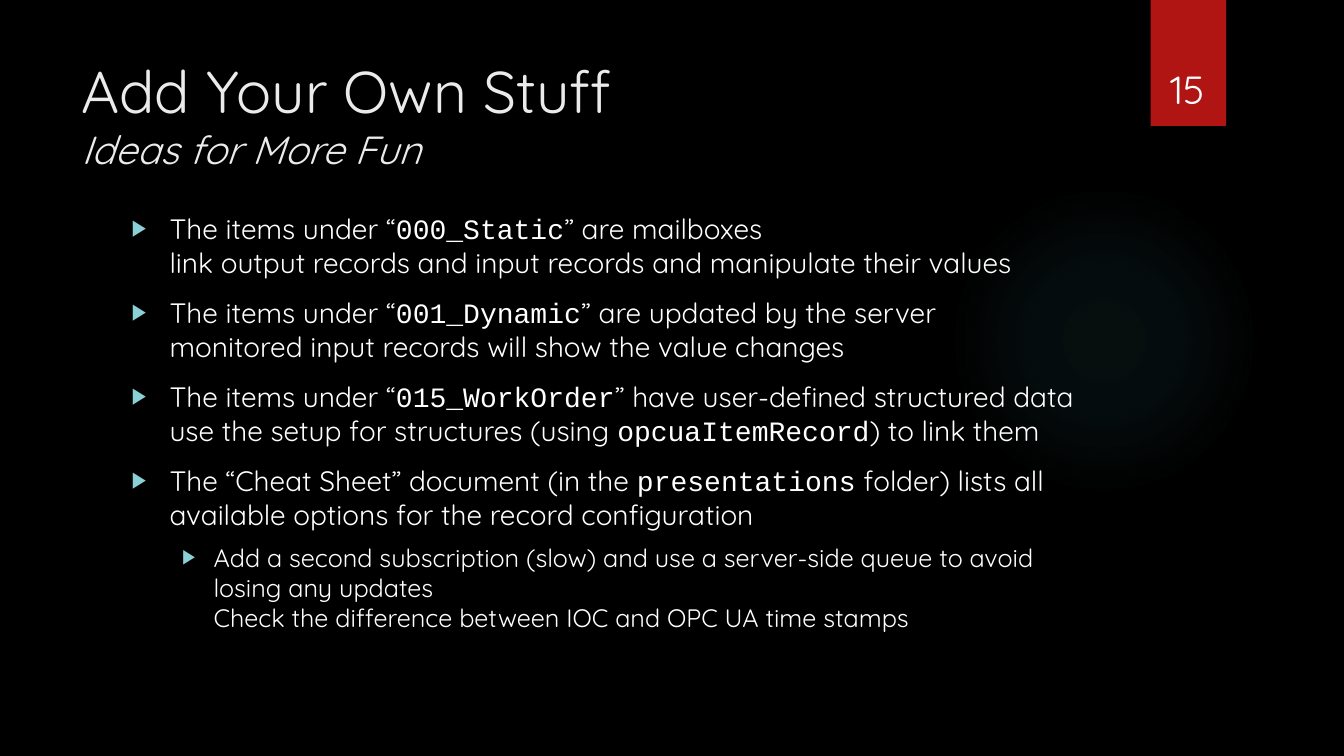
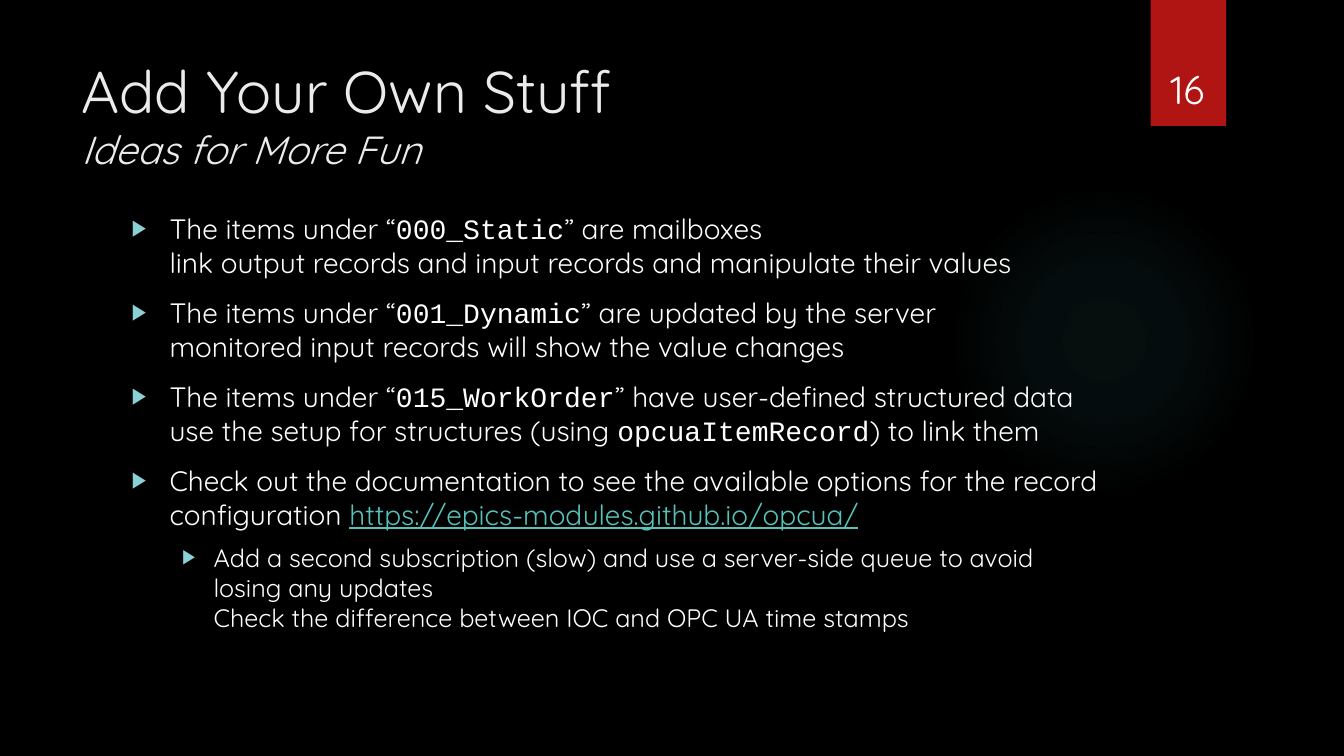
Before and after one commit to epics-training/opcua-support, a slide deck: slide 16 of presentations/OPC UA Device Support - Hands-On.pptx (slide 15 before the commit). Drawn at 1344x756 pixels with LibreOffice and Linux fonts; fonts in the diff are those of the drawing; background and template pictures are left out. Boxes give left, top, right and bottom in pixels: in the first picture for what was removed or moved away, otherwise in the second. Text is boxed around its words. In the diff, an @@ line names an element or a change of style, - is before the commit and + after.

```diff
--- a/presentations/OPC UA Device Support - Hands-On.pptx
+++ b/presentations/OPC UA Device Support - Hands-On.pptx
@@ page number at <box>1170,75,1204,105</box>: text changed @@
-15
+16
@@ text at <box>170,470,1097,531</box>: text changed @@
-▶ The “Cheat Sheet” document (in the presentations folder) lists all available options for the record configuration
+▶ Check out the documentation to see the available options for the record configuration https://epics-modules.github.io/opcua/
```
Also in this commit, not shown: 1 other slide changed, 1 slide added, 1 other file.
